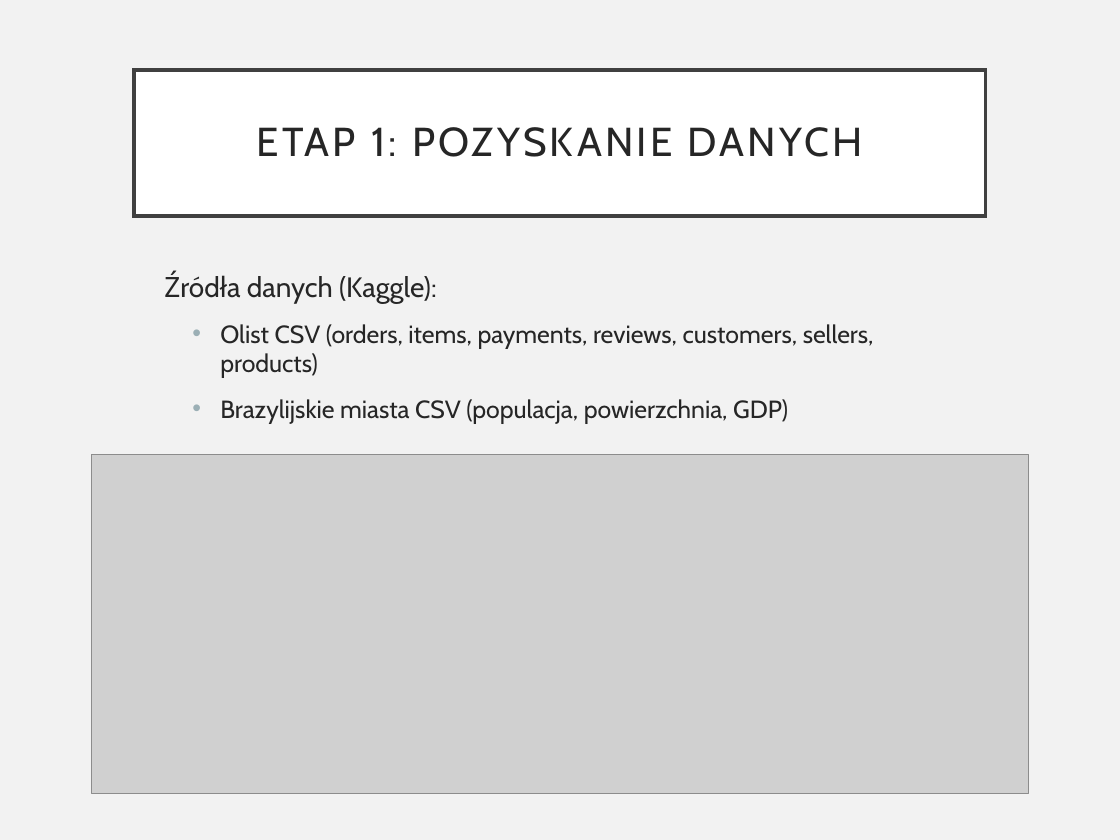
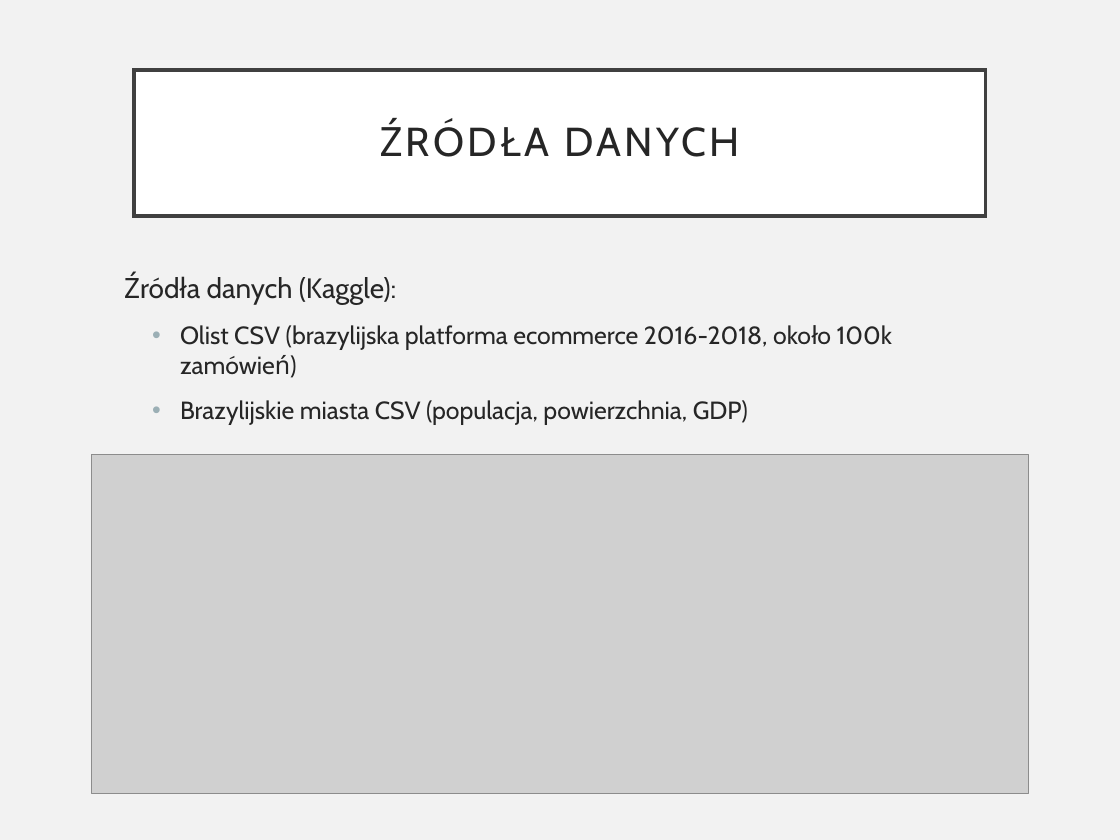
Before and after one commit to zawodev/PWR, a slide deck: slide 2 of sem6/HURT/lab11-projekt-etap4/presentation.pptx. Drawn at 1120x840 pixels with LibreOffice and Linux fonts; fonts in the diff are those of the drawing; grey boxes stand for pictures. Boxes give left, top, right and bottom in pixels: in the first picture for what was removed or moved away, otherwise in the second. Text is boxed around its words. In the diff, an @@ line names an element or a change of style, - is before the commit and + after.

```diff
--- a/sem6/HURT/lab11-projekt-etap4/presentation.pptx
+++ b/sem6/HURT/lab11-projekt-etap4/presentation.pptx
@@ title at <box>565,127,740,157</box>: text changed @@
-ETAP 1: POZYSKANIE DANYCH
+ŹRÓDŁA DANYCH
@@ text "Źródła danych (Kaggle):": place and size @@
-text "Źródła danych (Kaggle):" at <box>220,276,874,423</box>
+text "Źródła danych (Kaggle):" at <box>180,277,892,425</box>
@@ text at <box>180,325,892,349</box>: text changed @@
-  • Olist CSV (orders, items, payments, reviews, customers, sellers, products)
+  • Olist CSV (brazylijska platforma ecommerce 2016-2018, około 100k zamówień)
```
Also in this commit, not shown: 3 other slides changed, 1 slide removed, 4 other files.
